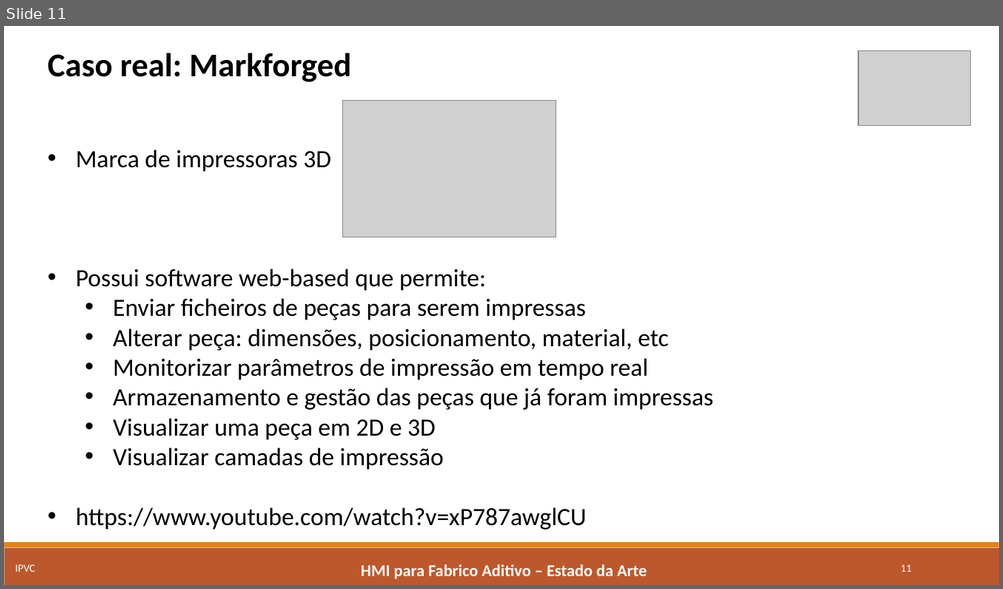
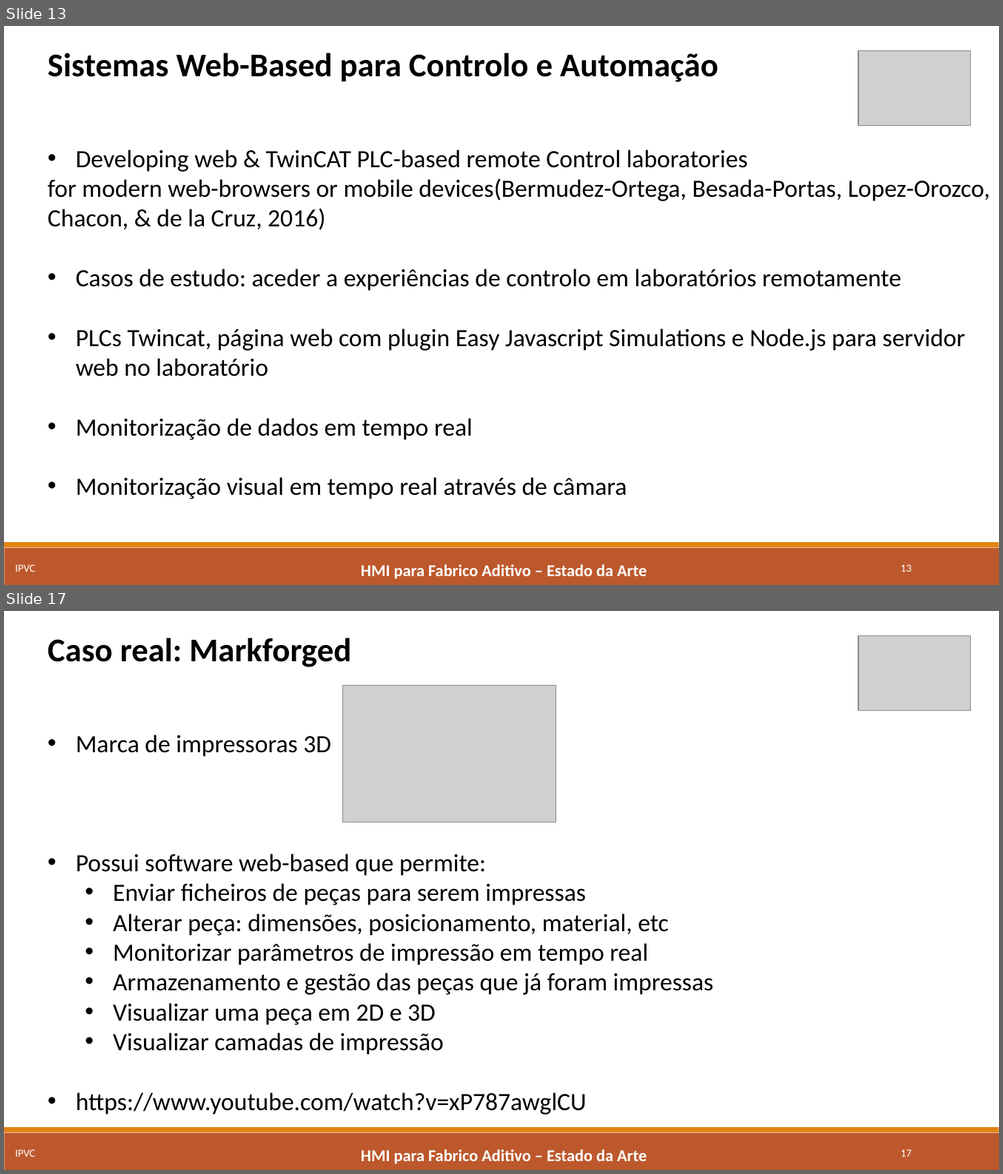
Before and after one commit to marcorlsrodrigues/projeto, a slide deck: Apresentacao Intermedia - Marco Rodrigues.pptx. Shown one above the other, each under a label of ours: slide 11 before the commit, slides 13 and 17 after it; the slides between them are not shown. The pictures are 1003x589 and 1003x1174 pixels, drawn with LibreOffice and Linux fonts; fonts in the diff are those of the drawing; grey boxes stand for pictures. Boxes give left, top, right and bottom in pixels: in the first picture for what was removed or moved away, otherwise in the second. Text is boxed around its words. In the diff, an @@ line names an element or a change of style, - is before the commit and + after.

```diff
--- a/Apresentacao Intermedia - Marco Rodrigues.pptx
+++ b/Apresentacao Intermedia - Marco Rodrigues.pptx
@@ slide 13 added at (4,26,999,585), background #FFFFFF; not listed: 2 template elements that a slide beside it also shows @@
@@ text added at (48,53,990,500), 24 pt, text #000000 @@
+Sistemas Web-Based para Controlo e Automação
+• Developing web & TwinCAT PLC-based remote Control laboratories
+for modern web-browsers or mobile devices(Bermudez-Ortega, Besada-Portas, Lopez-Orozco, Chacon, & de la Cruz, 2016)
+• Casos de estudo: aceder a experiências de controlo em laboratórios remotamente
+• PLCs Twincat, página web com plugin Easy Javascript Simulations e Node.js para servidor web no laboratório
+• Monitorização de dados em tempo real
+• Monitorização visual em tempo real através de câmara
@@ picture added at (858,50,970,125) @@
@@ text added at (15,565,35,572), 10.5 pt, text #FFFFFF @@
+IPVC
@@ text added at (361,565,646,580), 16 pt, text #FFFFFF, bold @@
+HMI para Fabrico Aditivo – Estado da Arte
@@ page number added at (900,565,911,572), 10.5 pt, text #FFFFFF @@
+13
@@ what was slide 11 is now slide 17 @@
@@ page number at (900,1150,911,1157): text changed @@
-11
+17
```
Also in this commit, not shown: 5 slides changed, 5 other slides added, 10 other files.
